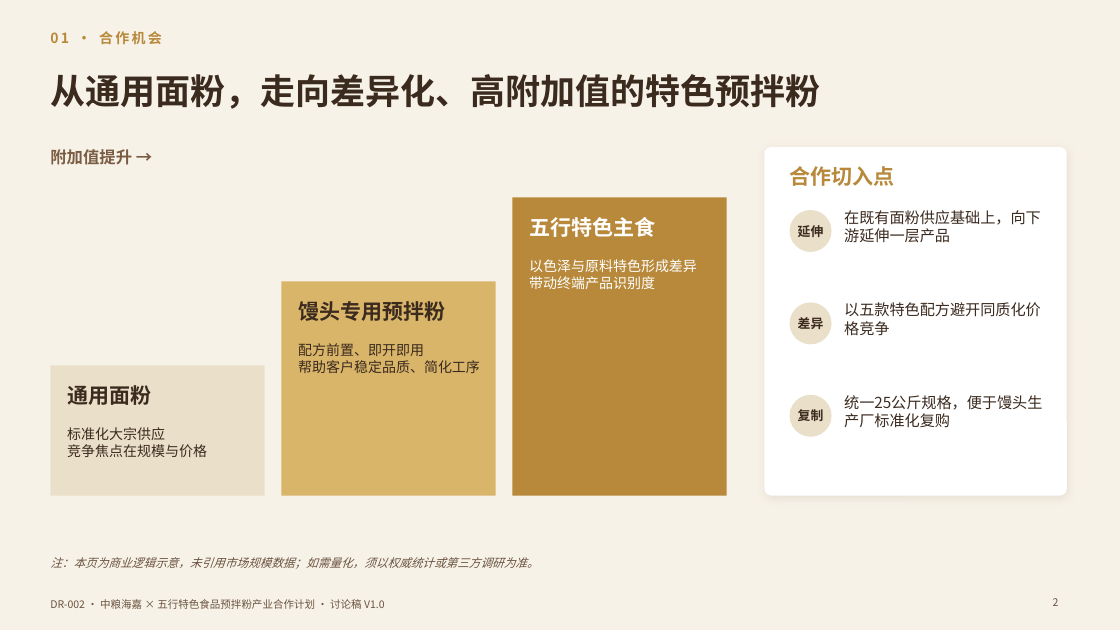
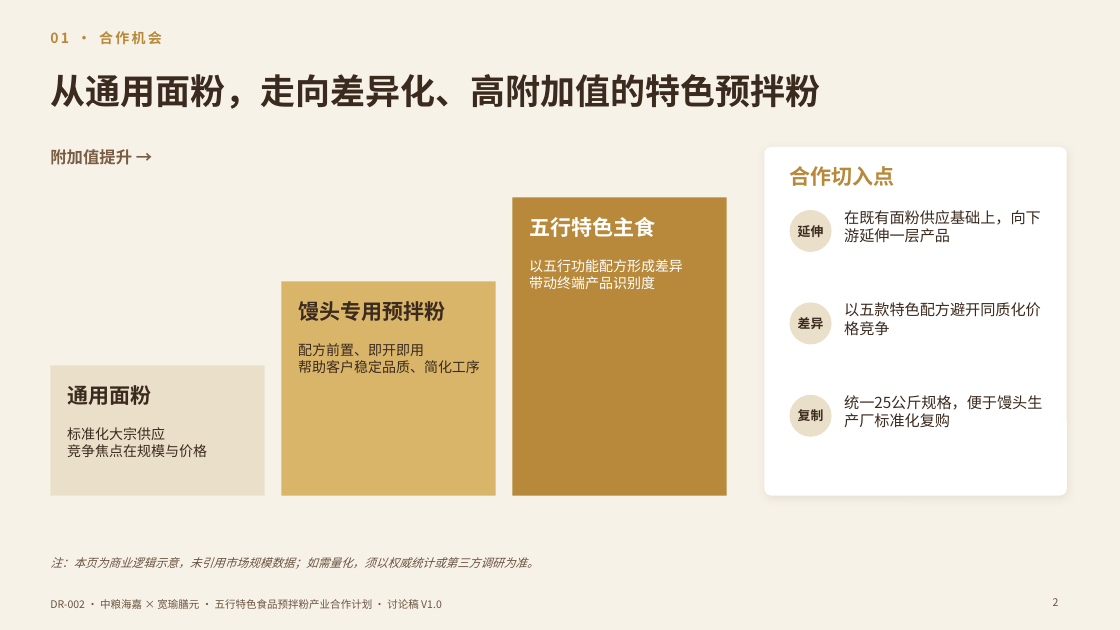
Before and after one commit to yes039/yes039, a slide deck: slide 2 of DR-002/DR-002_中粮海嘉五行预拌粉合作计划_V1.0.pptx. Drawn at 1120x630 pixels with LibreOffice and Linux fonts; fonts in the diff are those of the drawing. Boxes give left, top, right and bottom in pixels: in the first picture for what was removed or moved away, otherwise in the second. Text is boxed around its words. In the diff, an @@ line names an element or a change of style, - is before the commit and + after.

```diff
--- a/DR-002/DR-002_中粮海嘉五行预拌粉合作计划_V1.0.pptx
+++ b/DR-002/DR-002_中粮海嘉五行预拌粉合作计划_V1.0.pptx
@@ text at (x1=529, y1=259, x2=683, y2=272): text changed @@
-以色泽与原料特色形成差异
+以五行功能配方形成差异
@@ text at (x1=50, y1=599, x2=442, y2=609): text changed @@
-DR-002 · 中粮海嘉 × 五行特色食品预拌粉产业合作计划 · 讨论稿 V1.0
+DR-002 · 中粮海嘉 × 宽瑜膳元 · 五行特色食品预拌粉产业合作计划 · 讨论稿 V1.0
```
Also in this commit, not shown: 13 other slides changed, 3 other files.
